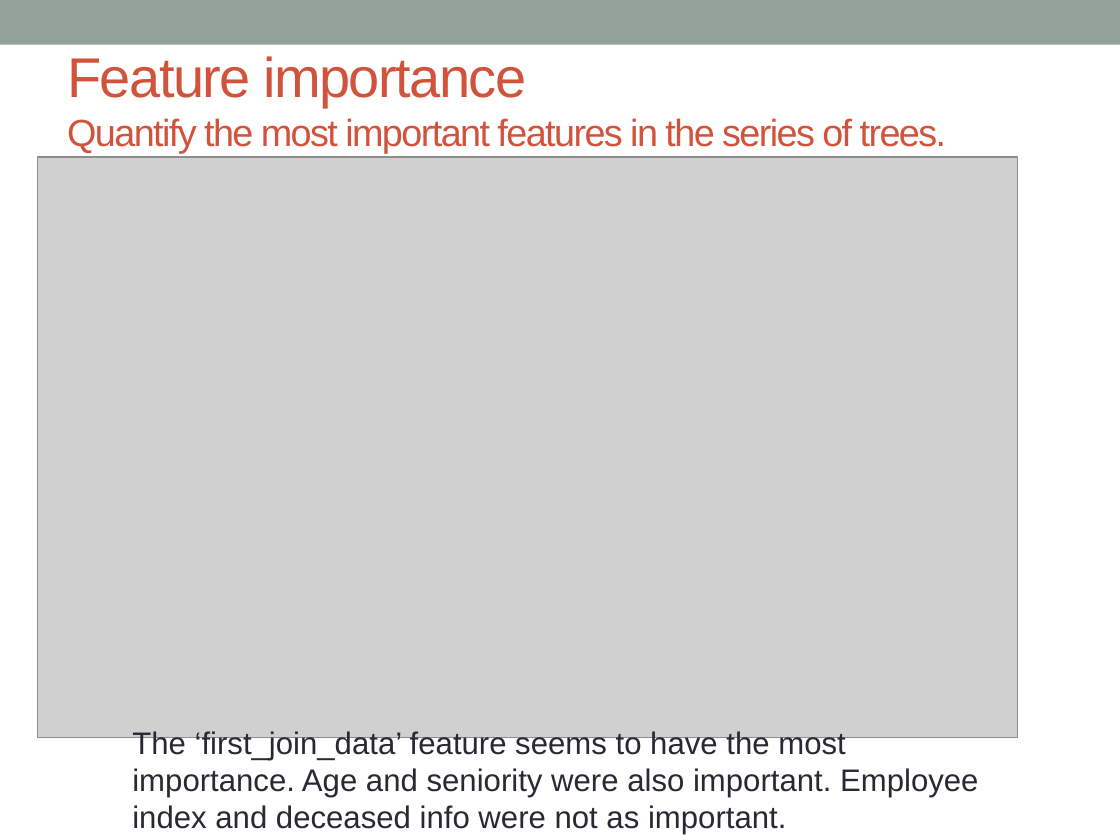
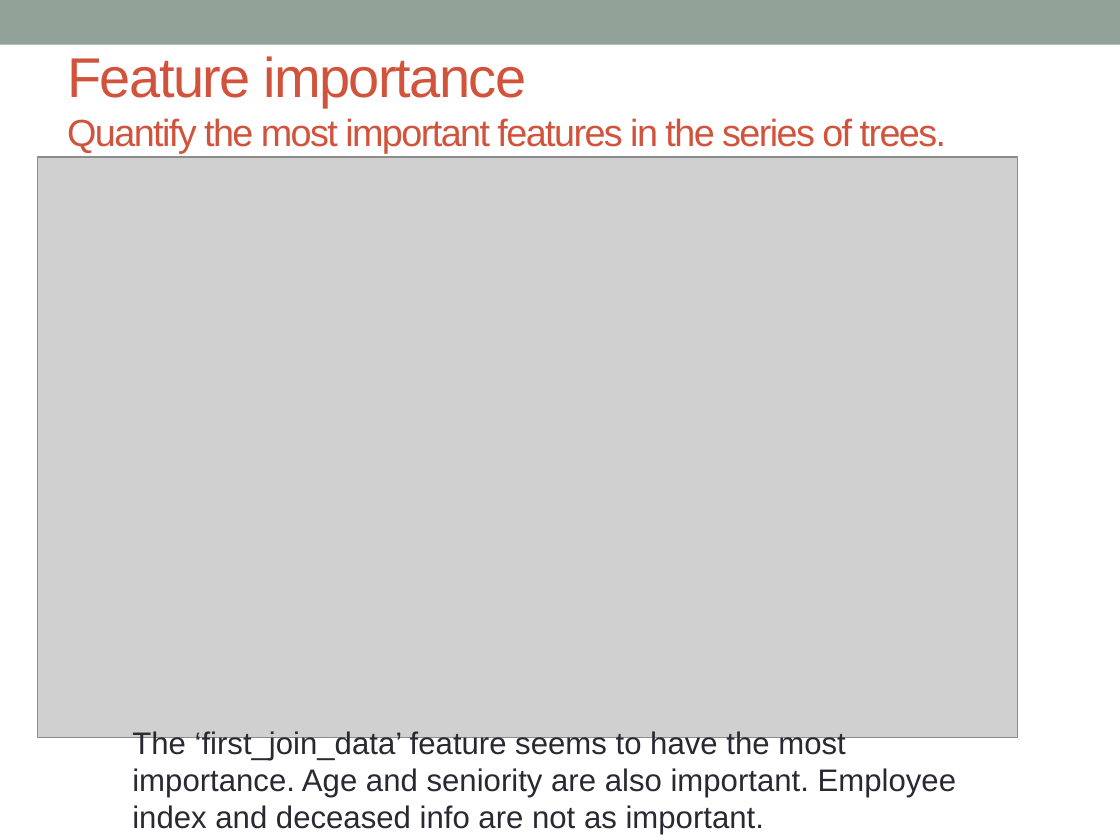
Before and after one commit to hsiehweichun/springboard_program, a slide deck: slide 28 of Capstone_deck.pptx (slide 26 before the commit). Drawn at 1120x840 pixels with LibreOffice and Linux fonts; fonts in the diff are those of the drawing; grey boxes stand for pictures. Boxes give left, top, right and bottom in pixels: in the first picture for what was removed or moved away, otherwise in the second. Text is boxed around its words. In the diff, an @@ line names an element or a change of style, - is before the commit and + after.

```diff
--- a/Capstone_deck.pptx
+++ b/Capstone_deck.pptx
@@ text at box(132, 731, 957, 835): text changed @@
-The ‘first_join_data’ feature seems to have the most importance. Age and seniority were also important. Employee index and deceased info were not as important.
+The ‘first_join_data’ feature seems to have the most importance. Age and seniority are also important. Employee index and deceased info are not as important.
```
Also in this commit, not shown: 11 other slides changed, 4 slides added.
